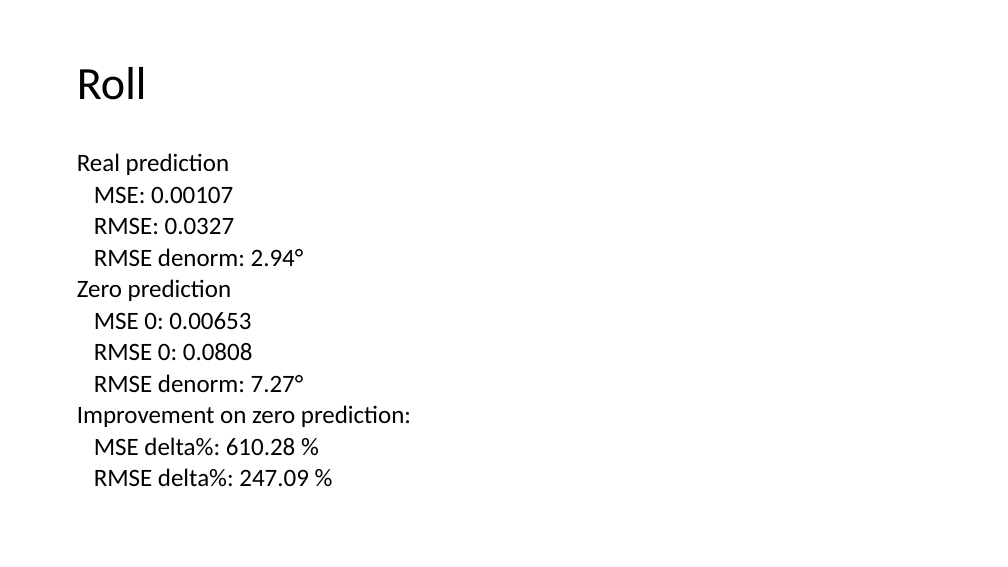
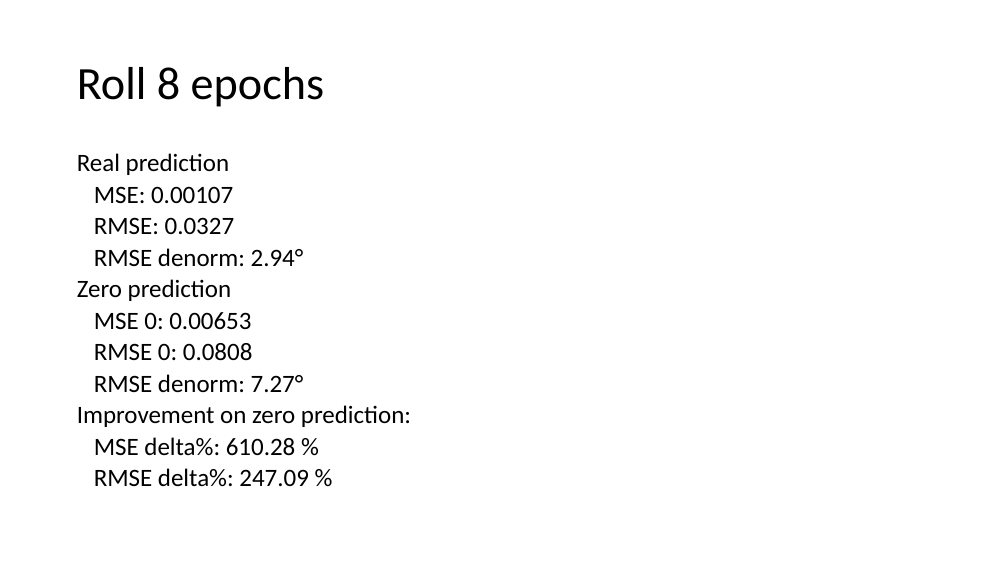
Before and after one commit to lancedw/3D-state-prediction-for-surface-vessels-using-IMU-data-and-images, a slide deck: slide 6 of Documentation/Presentations/Meeting 22-04-22.pptx (slide 5 before the commit). Drawn at 1008x567 pixels with LibreOffice and Linux fonts; fonts in the diff are those of the drawing. Boxes give left, top, right and bottom in pixels: in the first picture for what was removed or moved away, otherwise in the second. Text is boxed around its words. In the diff, an @@ line names an element or a change of style, - is before the commit and + after.

```diff
--- a/Documentation/Presentations/Meeting 22-04-22.pptx
+++ b/Documentation/Presentations/Meeting 22-04-22.pptx
@@ title at [77, 67, 324, 107]: text changed @@
-Roll
+Roll 8 epochs
```
Also in this commit, not shown: 1 other slide changed, 2 slides added, 27 other files.
